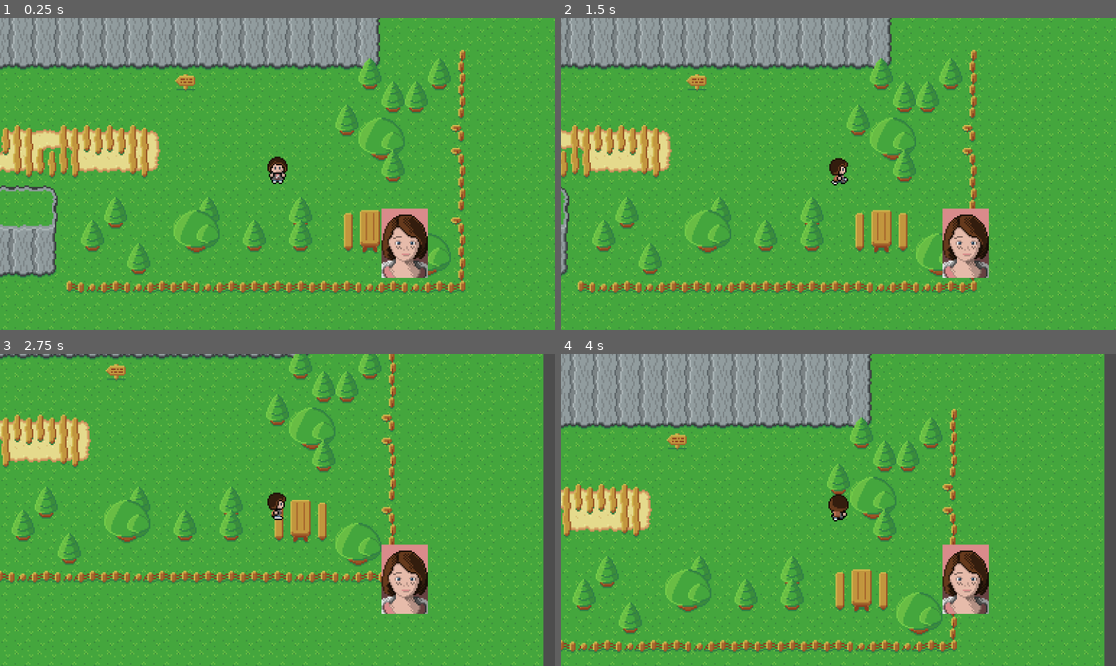
Above: before the commit, frames 1-4 (two rows, left to right).
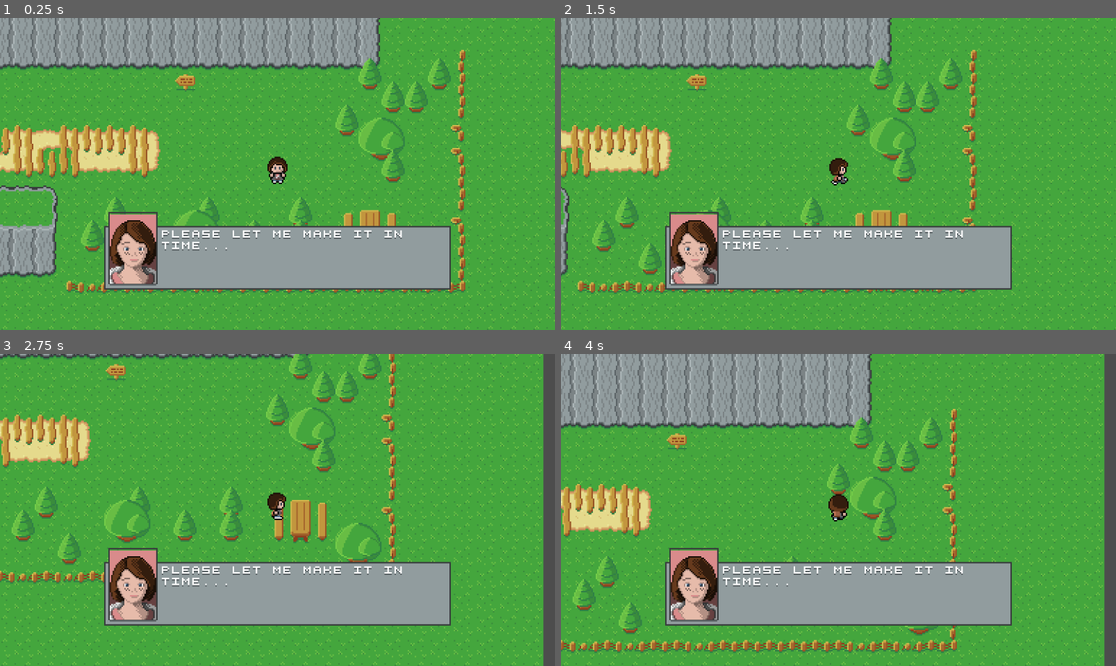
Above: after the commit, the same moments.

Repository: minkezhang/lis
Game: Godot game, scene res://scenes/overworld/map/map.tscn
The game is run twice, just before and just after one commit, with the same random seed, the same clock (stepped at 60 frames per second) and the same inputs. The project has no main scene, so this scene is started directly.
Inputs:
- Up to frame 1 (0.25 s): no input
- Up to frame 2 (1.5 s): tap Enter at 0.5 s; hold Right (ui_right) 0.53-1.28 s; hold Down (ui_down) from 1.28 s (still down)
- Up to frame 3 (2.75 s): release Down (ui_down) at 2.03 s; hold Right (ui_right) from 2.03 s (still down)
- Up to frame 4 (4 s): release Right (ui_right) at 2.78 s; hold Up (ui_up) 2.78-3.53 s; hold Left (ui_left) from 3.53 s (still down)

The runs differ from the first frame. In frame 1, 14% of the frame differs, in the area x 18-82%, y 61-88%; in frame 2, 14%; in frame 3, 14%; in frame 4, 14%.

Commit message:
Add dialog assets

Diff:
--- a/project.godot
+++ b/project.godot
@@ -17,6 +17,10 @@
 
 SignalBus="*res://lib/signal_bus.gd"
 
+[display]
+
+window/size/resizable=false
+
 [rendering]
 
 textures/canvas_textures/default_texture_filter=0
--- a/scenes/dialog/dialog.tscn
+++ b/scenes/dialog/dialog.tscn
@@ -1,11 +1,32 @@
-[gd_scene load_steps=2 format=3 uid="uid://ufi28gyvsh5g"]
+[gd_scene load_steps=5 format=3 uid="uid://ufi28gyvsh5g"]
 
 [ext_resource type="Texture2D" uid="uid://bcyasyy6ai2v6" path="res://entities/common/assets/portraits.png" id="1_c54nr"]
+[ext_resource type="Texture2D" uid="uid://cdfqtk4c3in18" path="res://scenes/dialog/assets/dialog_base.png" id="1_xbsr7"]
+[ext_resource type="Texture2D" uid="uid://drwdwu3dk3wqy" path="res://scenes/dialog/assets/portrait_frame.png" id="2_kfyd1"]
+[ext_resource type="FontFile" uid="uid://bpkv3xjfyllhn" path="res://scenes/dialog/assets/font.png" id="2_ugj8i"]
 
 [node name="Dialog" type="Node2D"]
 
+[node name="Base" type="Sprite2D" parent="."]
+position = Vector2(0, 58)
+texture = ExtResource("1_xbsr7")
+
+[node name="Frame" type="Sprite2D" parent="."]
+position = Vector2(-100, 52)
+texture = ExtResource("2_kfyd1")
+
 [node name="Portrait" type="Sprite2D" parent="."]
-position = Vector2(88, 40)
+position = Vector2(-100, 44)
 texture = ExtResource("1_c54nr")
 region_enabled = true
 region_rect = Rect2(0.00358582, 0, 31.9964, 64)
+
+[node name="Label" type="Label" parent="."]
+offset_left = -81.0
+offset_top = 38.0
+offset_right = 115.0
+offset_bottom = 78.0
+theme_override_constants/line_spacing = 0
+theme_override_fonts/font = ExtResource("2_ugj8i")
+text = "please let me make it in time..."
+autowrap_mode = 3
Binary file added: scenes/dialog/assets/dialog_base.aseprite
Binary file added: scenes/dialog/assets/dialog_base.png
Not shown, added: scenes/dialog/assets/dialog_base.png.import
Binary file added: scenes/dialog/assets/font.aseprite
Binary file added: scenes/dialog/assets/font.png
Not shown, added: scenes/dialog/assets/font.png.import
Binary file added: scenes/dialog/assets/portrait_frame.aseprite
Binary file added: scenes/dialog/assets/portrait_frame.png
Not shown, added: scenes/dialog/assets/portrait_frame.png.import
